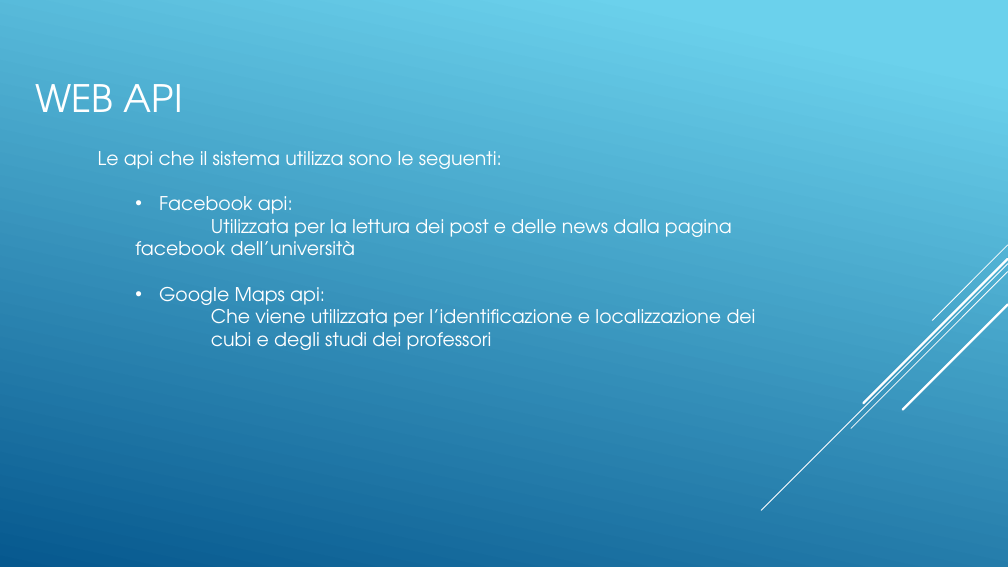
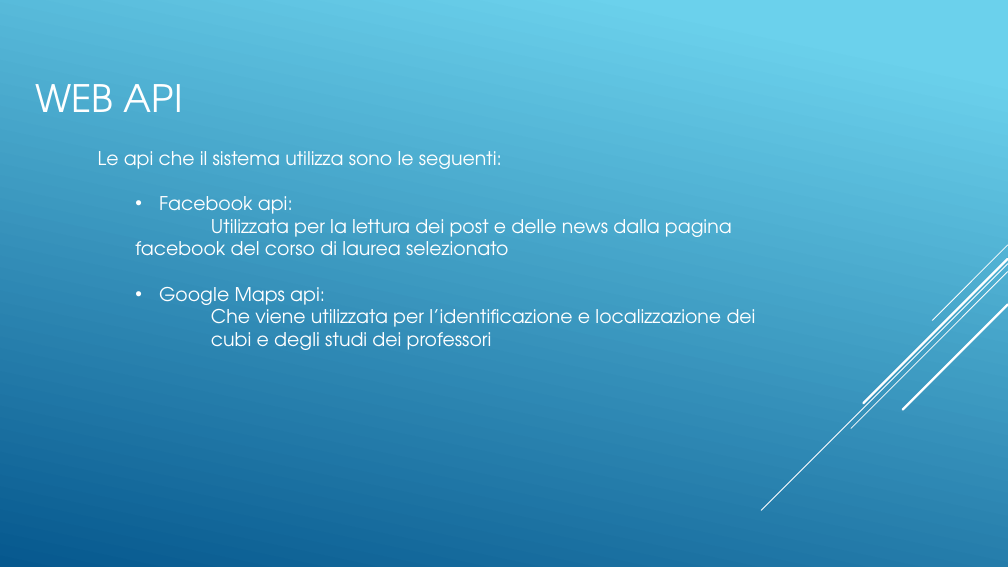
Before and after one commit to Mattiaman/EsseFunziona, a slide deck: slide 9 of EsseFunziona/description/EsseFunziona.pptx. Drawn at 1008x567 pixels with LibreOffice and Linux fonts; fonts in the diff are those of the drawing. Boxes give left, top, right and bottom in pixels: in the first picture for what was removed or moved away, otherwise in the second. Text is boxed around its words. In the diff, an @@ line names an element or a change of style, - is before the commit and + after.

```diff
--- a/EsseFunziona/description/EsseFunziona.pptx
+++ b/EsseFunziona/description/EsseFunziona.pptx
@@ text at (135,213,732,256): text changed @@
-  Utilizzata per la lettura dei post e delle news dalla pagina facebook dell’università
+  Utilizzata per la lettura dei post e delle news dalla pagina facebook del corso di laurea selezionato
```
Also in this commit, not shown: 20 other files.
